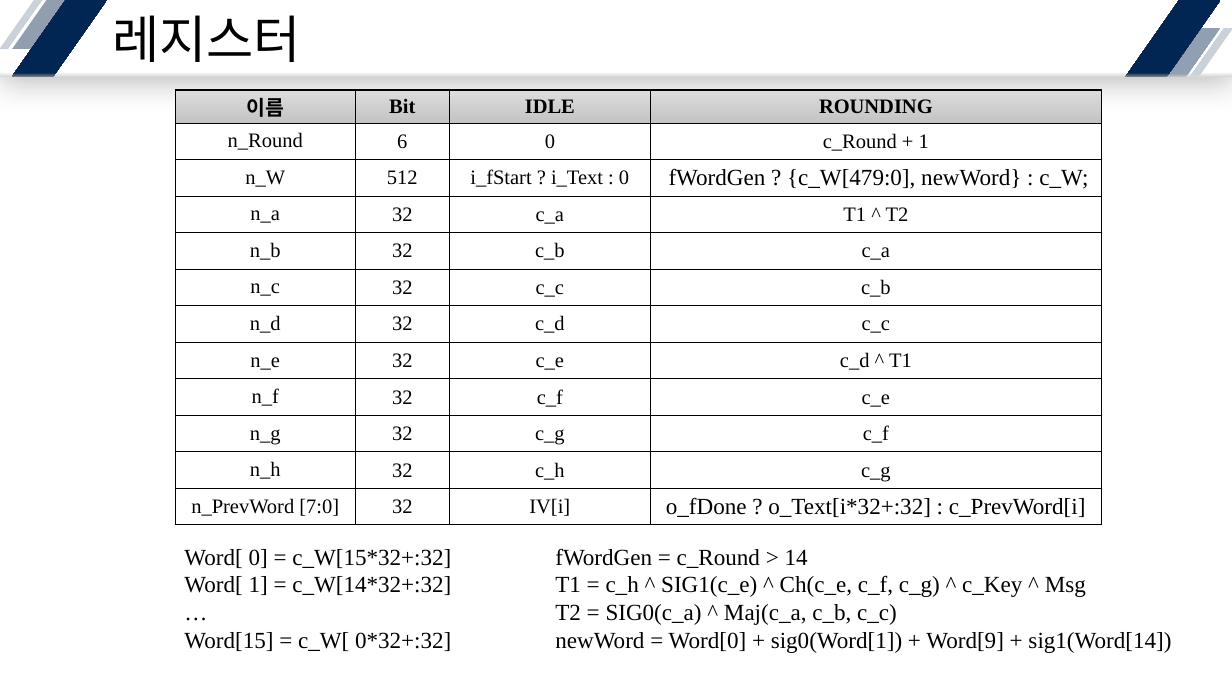
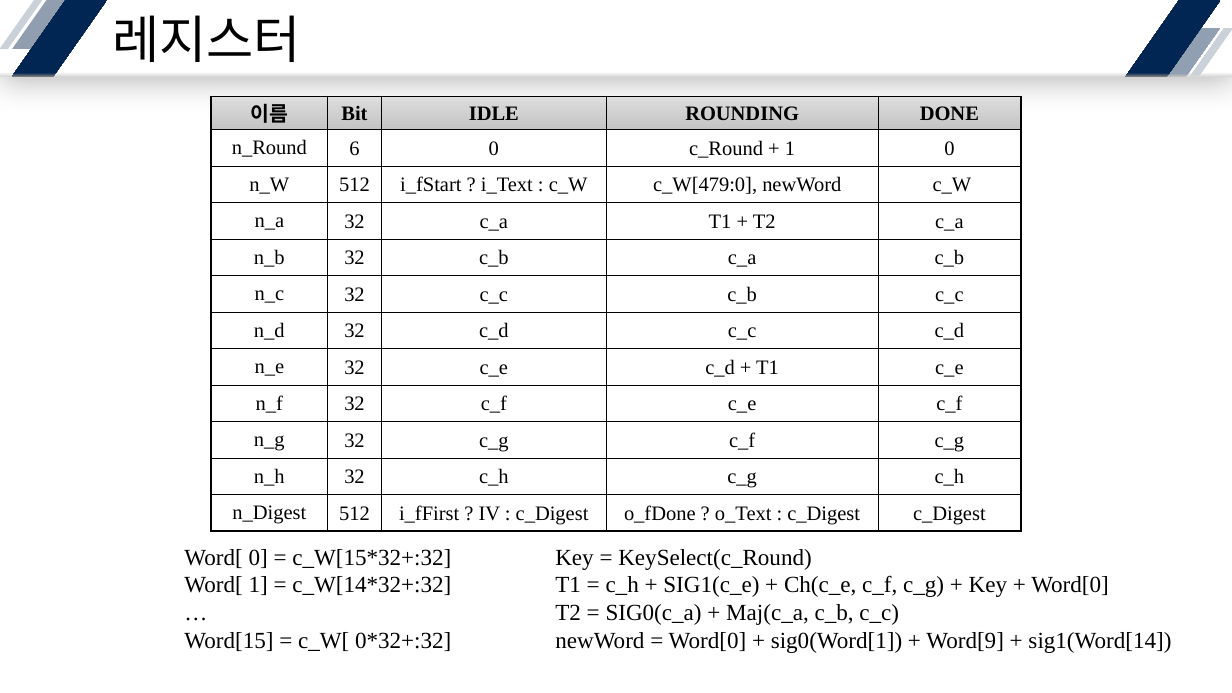
Before and after one commit to yuyu0830/FPGA_AES128, a slide deck: slide 6 of SHA/SHA256/Presentation/SHA256.pptx. Drawn at 1232x693 pixels with LibreOffice and Linux fonts; fonts in the diff are those of the drawing. Boxes give left, top, right and bottom in pixels: in the first picture for what was removed or moved away, otherwise in the second. Text is boxed around its words. In the diff, an @@ line names an element or a change of style, - is before the commit and + after.

```diff
--- a/SHA/SHA256/Presentation/SHA256.pptx
+++ b/SHA/SHA256/Presentation/SHA256.pptx
@@ table at (x1=212, y1=96, x2=1020, y2=531) @@
-column 1: 이름 | n_Round | n_W | n_a | n_b | n_c | n_d | n_e | n_f | n_g | n_h | n_PrevWord [7:0]
-column 2: Bit | 6 | 512 | 32 | 32 | 32 | 32 | 32 | 32 | 32 | 32 | 32
-column 3: IDLE | 0 | i_fStart ? i_Text : 0 | c_a | c_b | c_c | c_d | c_e | c_f | c_g | c_h | IV[i]
-column 4: ROUNDING | c_Round + 1 | fWordGen ? {c_W[479:0], newWord} : c_W; | T1 ^ T2 | c_a | c_b | c_c | c_d ^ T1 | c_e | c_f | c_g | o_fDone ? o_Text[i*32+:32] : c_PrevWord[i]
+column 1: 이름 | n_Round | n_W | n_a | n_b | n_c | n_d | n_e | n_f | n_g | n_h | n_Digest
+column 2: Bit | 6 | 512 | 32 | 32 | 32 | 32 | 32 | 32 | 32 | 32 | 512
+column 3: IDLE | 0 | i_fStart ? i_Text : c_W | c_a | c_b | c_c | c_d | c_e | c_f | c_g | c_h | i_fFirst ? IV : c_Digest
+column 4: ROUNDING | c_Round + 1 | c_W[479:0], newWord | T1 + T2 | c_a | c_b | c_c | c_d + T1 | c_e | c_f | c_g | o_fDone ? o_Text : c_Digest
+column 5: DONE | 0 | c_W | c_a | c_b | c_c | c_d | c_e | c_f | c_g | c_h | c_Digest
@@ table resized from (x1=176, y1=90, x2=1102, y2=525) to (x1=212, y1=96, x2=1020, y2=531) @@
@@ text at (x1=555, y1=549, x2=1109, y2=625): text changed @@
-fWordGen = c_Round > 14
-T1 = c_h ^ SIG1(c_e) ^ Ch(c_e, c_f, c_g) ^ c_Key ^ Msg
-T2 = SIG0(c_a) ^ Maj(c_a, c_b, c_c)
+Key = KeySelect(c_Round)
+T1 = c_h + SIG1(c_e) + Ch(c_e, c_f, c_g) + Key + Word[0]
+T2 = SIG0(c_a) + Maj(c_a, c_b, c_c)
```
Also in this commit, not shown: 4 other slides changed, 10 slides added, 17 other files.
